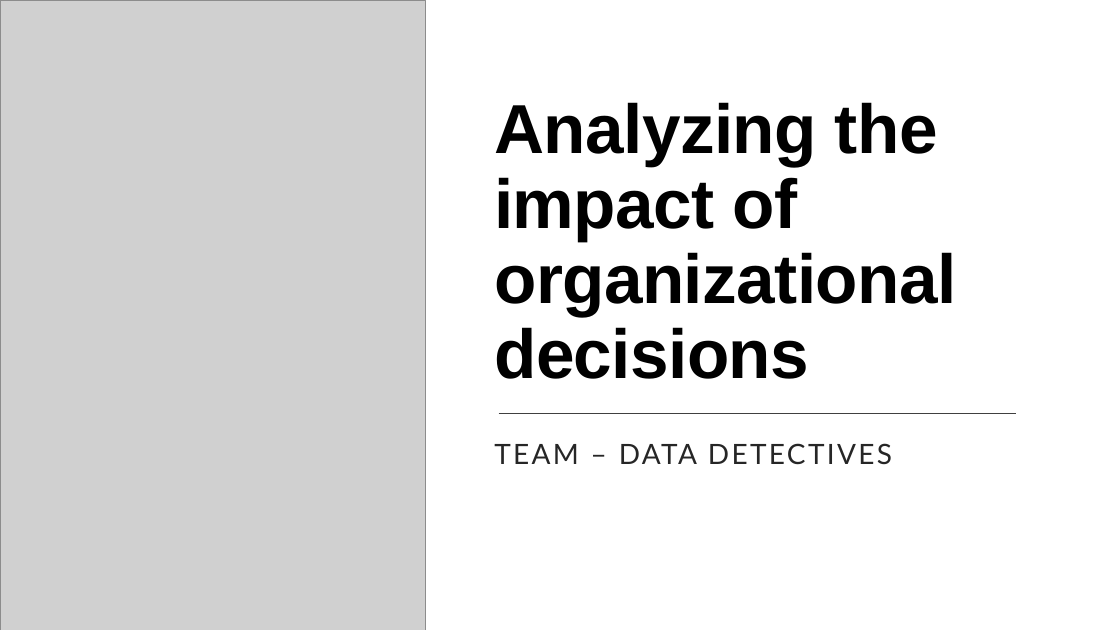
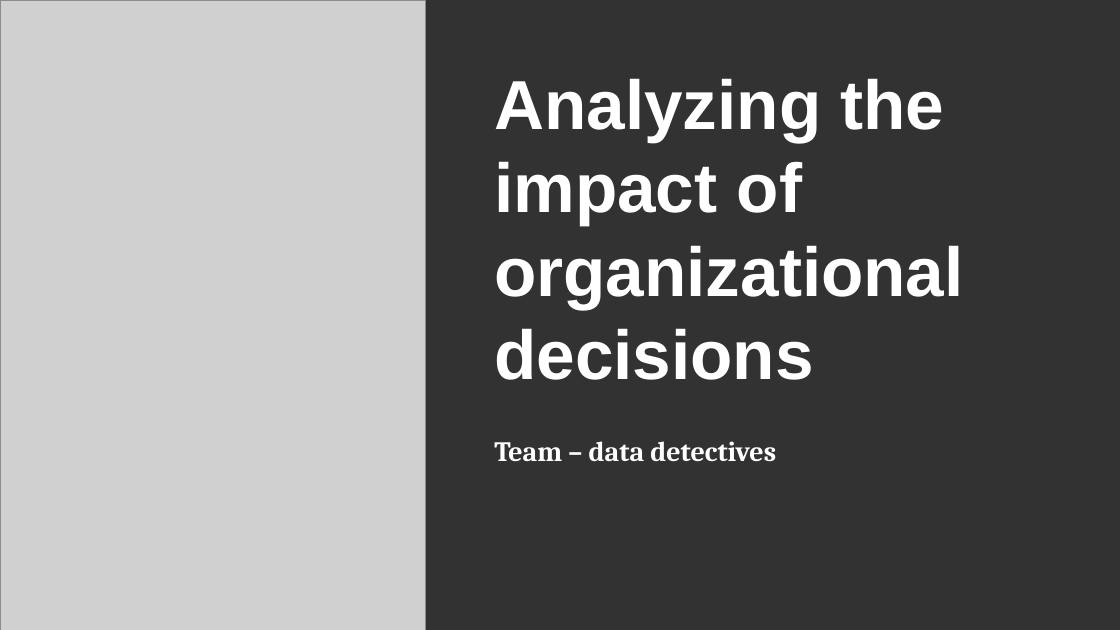
Before and after one commit to V4run-Sharma/IBM_DA_PROJECT, a slide deck: slide 1 of FINAL.pptx. Drawn at 1120x630 pixels with LibreOffice and Linux fonts; fonts in the diff are those of the drawing; grey boxes stand for pictures. Boxes give left, top, right and bottom in pixels: in the first picture for what was removed or moved away, otherwise in the second. Text is boxed around its words. In the diff, an @@ line names an element or a change of style, - is before the commit and + after.

```diff
--- a/FINAL.pptx
+++ b/FINAL.pptx
@@ background #FFFFFF to #323232 @@
@@ rectangle removed at [0, 0, 1120, 630] @@
@@ title "Analyzing the impact of organizational ..." at [494, 78, 963, 380]: text colour #000000 to #FFFFFF, letter spacing -0.5 to 0 pt; line spacing 0.9 to 1 @@
@@ line removed from (499, 413) to (1017, 413) @@
@@ subtitle at [494, 441, 776, 462]: text changed; font Lato to Cambria; text colour #262626 to #FFFFFF; bold on @@
-TEAM – DATA DETECTIVES
+Team – data detectives
@@ rectangle removed at [0, 588, 1120, 630] @@
```
Also in this commit, not shown: 12 other slides changed.
